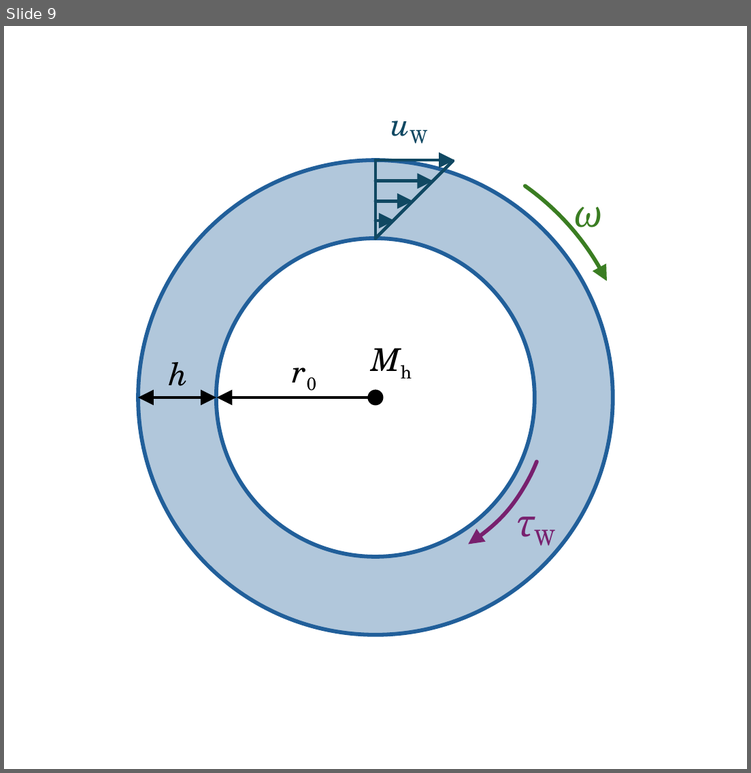
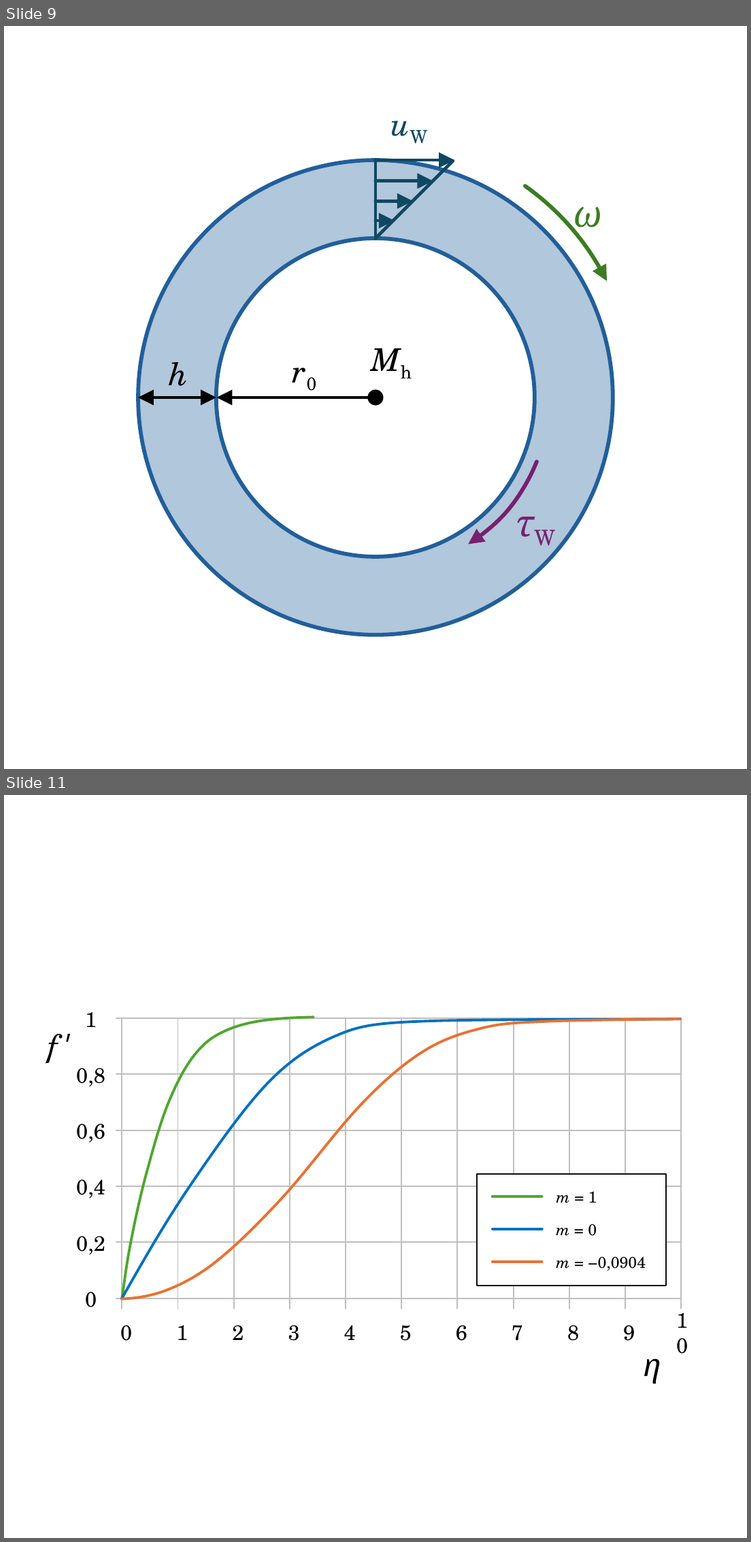
Before and after one commit to m4zeRobot/Project-FoSa, a slide deck: LaTeX B.Sc. LRT/Strömungslehre 1/images/SL1-Images.pptx. Shown one above the other, each under a label of ours: slide 9 before the commit, slides 9 and 11 after it; the slides between them are not shown. The pictures are 751x773 and 751x1542 pixels, drawn with LibreOffice and Linux fonts; fonts in the diff are those of the drawing. Boxes give left, top, right and bottom in pixels: in the first picture for what was removed or moved away, otherwise in the second. Text is boxed around its words. In the diff, an @@ line names an element or a change of style, - is before the commit and + after.

```diff
--- a/LaTeX B.Sc. LRT/Strömungslehre 1/images/SL1-Images.pptx
+++ b/LaTeX B.Sc. LRT/Strömungslehre 1/images/SL1-Images.pptx
@@ slide 11 added at [4, 795, 747, 1538], background #FFFFFF @@
@@ text added at [43, 1014, 89, 1070], 12 pt, text #000000, italic @@
+′
@@ text added at [85, 1012, 96, 1027], 8 pt, text #000000 @@
+1
@@ freeform shape added at [121, 1017, 313, 1298], outline #4EA72E 1 pt @@
@@ group added at [121, 1017, 681, 1308]: 11 lines @@
@@ text added at [48, 1034, 58, 1063], 12 pt, text #000000, italic @@
+f
@@ freeform shape added at [121, 1019, 679, 1298], outline #0070C0 1 pt @@
@@ freeform shape added at [121, 1019, 679, 1298], outline #E97132 1 pt @@
@@ text added at [76, 1068, 105, 1087], 8 pt, text #000000 @@
+0,8
@@ text added at [76, 1123, 105, 1142], 8 pt, text #000000 @@
+0,6
@@ text added at [76, 1179, 105, 1198], 8 pt, text #000000 @@
+0,4
@@ rectangle added at [475, 1174, 664, 1285], fill #FFFFFF, outline #0D0D0D 0.5 pt @@
@@ line added from (492, 1196) to (541, 1196), #4EA72E 1 pt @@
@@ text added at [555, 1191, 597, 1203], 6 pt, text #000000 @@
+m = 1
@@ text added at [76, 1236, 105, 1255], 8 pt, text #000000 @@
+0,2
@@ line added from (492, 1228) to (541, 1228), #0070C0 1 pt @@
@@ text added at [555, 1223, 596, 1236], 6 pt, text #000000 @@
+m = 0
@@ line added from (492, 1261) to (541, 1261), #E97132 1 pt @@
@@ text added at [555, 1256, 645, 1270], 6 pt, text #000000 @@
+m = −0,0904
@@ text added at [85, 1291, 96, 1307], 8 pt, text #000000 @@
+0
@@ group added at [116, 1017, 681, 1298]: 6 lines @@
@@ text added at [120, 1325, 132, 1340], 8 pt, text #000000 @@
+0
@@ text added at [176, 1325, 188, 1340], 8 pt, text #000000 @@
+1
@@ text added at [232, 1325, 243, 1340], 8 pt, text #000000 @@
+2
@@ text added at [288, 1325, 300, 1340], 8 pt, text #000000 @@
+3
@@ text added at [344, 1325, 356, 1340], 8 pt, text #000000 @@
+4
@@ text added at [400, 1325, 411, 1340], 8 pt, text #000000 @@
+5
@@ text added at [456, 1325, 467, 1340], 8 pt, text #000000 @@
+6
@@ text added at [511, 1325, 523, 1340], 8 pt, text #000000 @@
+7
@@ text added at [567, 1325, 579, 1340], 8 pt, text #000000 @@
+8
@@ text added at [623, 1325, 634, 1340], 8 pt, text #000000 @@
+9
@@ text added at [652, 1310, 713, 1355], 8 pt, text #000000 @@
+10
@@ text added at [643, 1358, 661, 1383], 12 pt, text #000000, italic @@
+η
```
Also in this commit, not shown: 1 other slide added, 3 other files.
